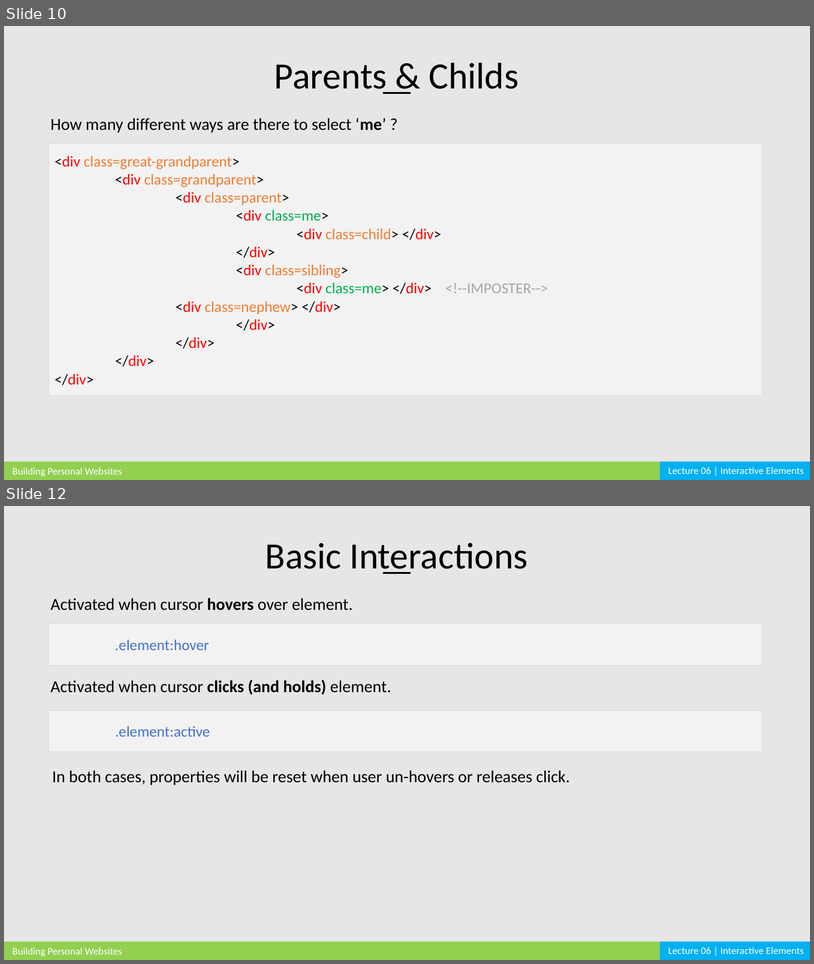
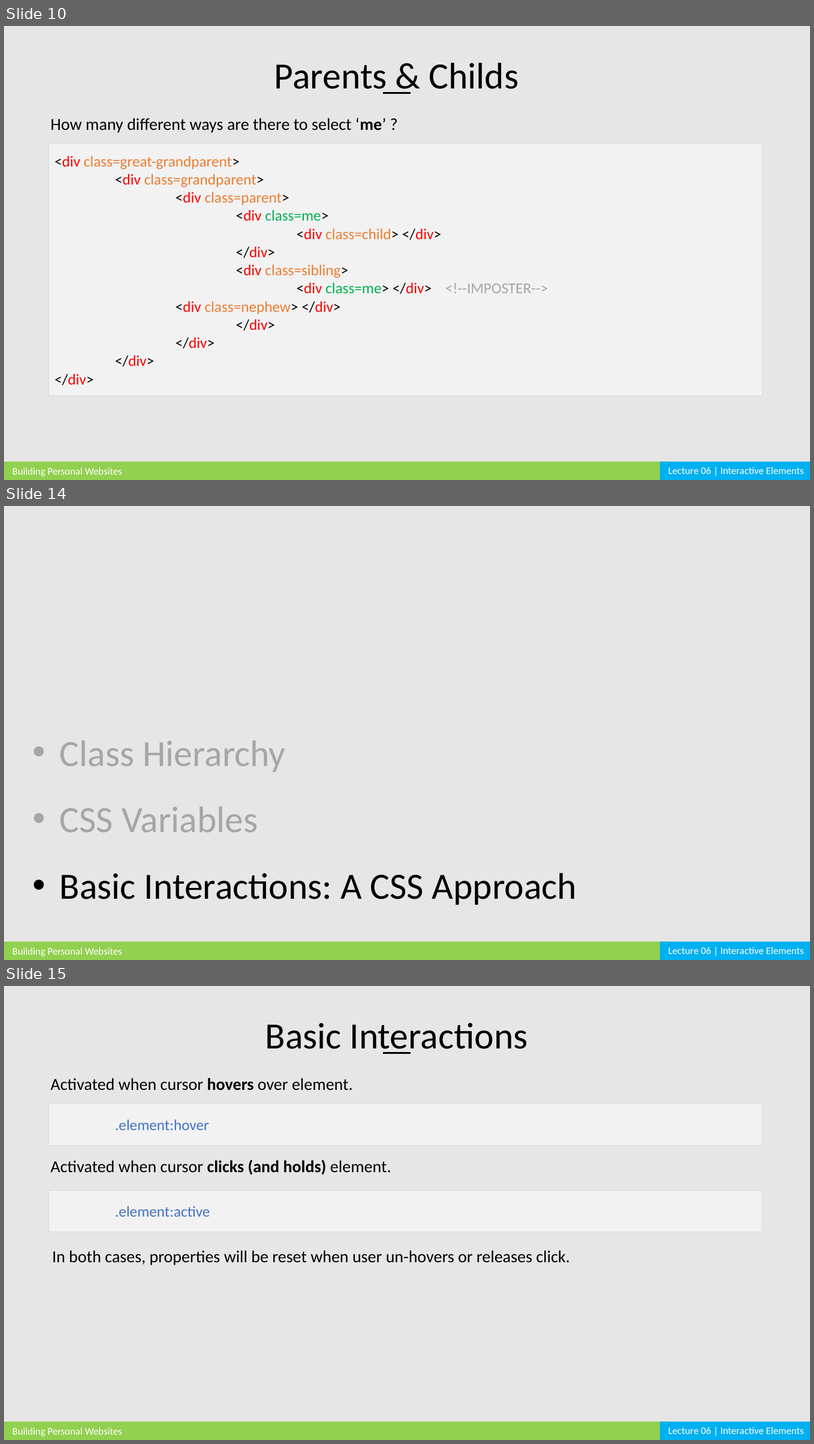
Before and after one commit to cardadfar/stuco_webdev_website, a slide deck: assets/lectures/BPW_Lecture_06.pptx. Shown one above the other, each under a label of ours: slides 10 and 12 before the commit, slides 10, 14 and 15 after it; the slides between them are not shown. The pictures are 814x964 and 814x1444 pixels, drawn with LibreOffice and Linux fonts; fonts in the diff are those of the drawing. Boxes give left, top, right and bottom in pixels: in the first picture for what was removed or moved away, otherwise in the second. Text is boxed around its words. In the diff, an @@ line names an element or a change of style, - is before the commit and + after.

```diff
--- a/assets/lectures/BPW_Lecture_06.pptx
+++ b/assets/lectures/BPW_Lecture_06.pptx
@@ slide 14 added at box(4, 506, 810, 960), background #E7E6E6 @@
@@ text added at box(60, 740, 577, 904), 44 pt, text #000000 @@
+• Class Hierarchy
+• CSS Variables
+• Basic Interactions: A CSS Approach
@@ rectangle added at box(4, 942, 664, 960), fill #92D050 @@
@@ text added at box(12, 947, 122, 956), 12 pt, text #FFFFFF @@
+Building Personal Websites
@@ rectangle added at box(660, 942, 810, 960), fill #00B0F0 @@
@@ text added at box(669, 946, 804, 954), 12 pt, text #FFFFFF @@
+Lecture 06 | Interactive Elements
@@ what was slide 12 is now slide 15 @@
```
Also in this commit, not shown: 2 slides changed, 2 other slides added, 12 other files.
